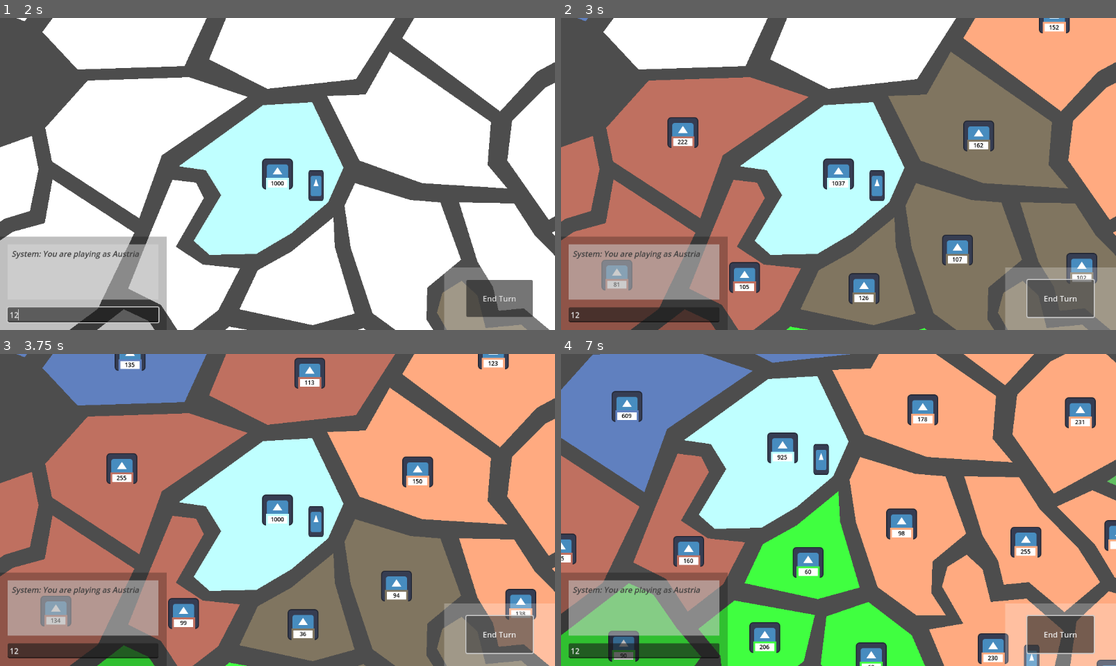
Above: before the commit, frames 1-4 (two rows, left to right).
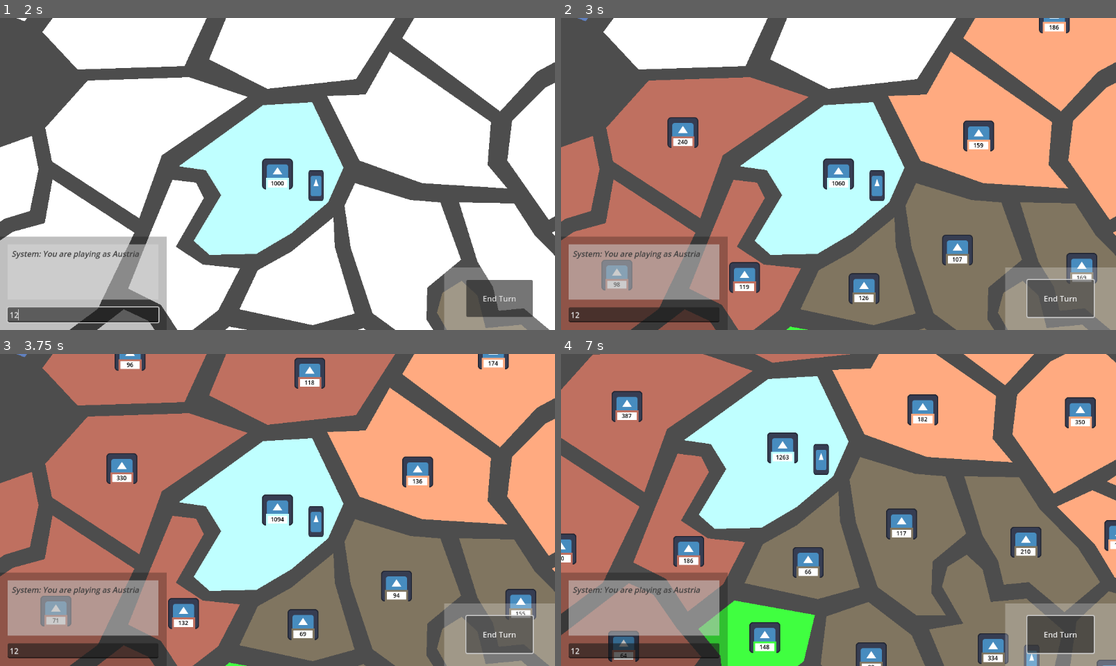
Above: after the commit, the same moments.

Repository: SamTheBlow/grand-strategy-game
Game: Godot game, scene res://scenes/main.tscn
The game is run twice, just before and just after one commit, with the same random seed, the same clock (stepped at 60 frames per second) and the same inputs. The engine's default icon, where the game draws it, is replaced by a stand-in: a white triangle on a blue panel in a dark square.
Inputs (mouse positions are in pixels of both pictures, inside the frame that each line leads up to):
- Up to frame 1 (2 s): click "Start Game" at 0.5 s; click (83, 314) at 1.27 s; type "12" at 1.35 s
- Up to frame 2 (3 s): click "End Turn" at 2 s; click "End Turn" at 2.75 s
- Up to frame 3 (3.75 s): click "End Turn" at 3.5 s
- Up to frame 4 (7 s): tap Enter at 4.25, 5.75 s; move the mouse to (960, 494) at 4.27 s; click (960, 494) at 4.42 s; tap Space at 5, 6.5 s; drag from (727, 525) to (810, 572) at 5.02 s; move the mouse to (894, 441) at 5.77 s; click (894, 441) at 5.92 s; drag from (810, 572) to (672, 463) at 6.52 s

Frame 1 is identical in both runs. In frame 2, 7.5% of the frame differs, in the area x 9-95%, y 2-100%; in frame 3, 8.1%; in frame 4, 35%, in the area x 0-100%, y 0-100%.
Error after the commit: Invalid assignment of property or key 'attacking_army' with value of type 'Node2D (Army)' on a base object of type 'Nil'. (res://scripts/armies/army.gd:110)

Commit message:
Moved old function to different class

Diff:
--- a/GrandStrategyGame/scripts/armies/armies.gd
+++ b/GrandStrategyGame/scripts/armies/armies.gd
@@ -91,19 +91,6 @@
 	return false
 
 
-func army_can_be_moved_to(army: Army, destination: Province) -> bool:
-	# The army can be moved if...
-
-	# - It is indeed in this province.
-	var army_is_here: bool = army.get_parent() == self
-
-	# - This province is linked to the destination province.
-	var this_province := get_parent() as Province
-	var is_neighbour: bool = this_province.is_linked_to(destination)
-
-	return army_is_here and is_neighbour
-
-
 func setup_from_json(
 	json_data: Array,
 	game_mediator: GameMediator,
--- a/GrandStrategyGame/scripts/armies/army.gd
+++ b/GrandStrategyGame/scripts/armies/army.gd
@@ -112,6 +112,10 @@
 	battle.apply(_game_mediator.modifier_mediator())
 
 
+func can_move_to(destination: Province) -> bool:
+	return destination.is_linked_to(_province)
+
+
 func _update_troop_count_label() -> void:
 	var troop_count_label := $ColorRect/TroopCount as Label
 	troop_count_label.text = str(army_size.current_size())
--- a/GrandStrategyGame/scripts/game.gd
+++ b/GrandStrategyGame/scripts/game.gd
@@ -44,7 +44,7 @@
 		var selected_armies: Armies = selected_province.armies
 		if selected_armies.country_has_active_army(your_country):
 			var army: Army = selected_armies.get_active_armies_of(your_country)[0]
-			if selected_armies.army_can_be_moved_to(army, province):
+			if army.can_move_to(province):
 				_new_popup_number_of_troops(army, selected_province, province)
 				return
 	provinces_node.select_province(province)
